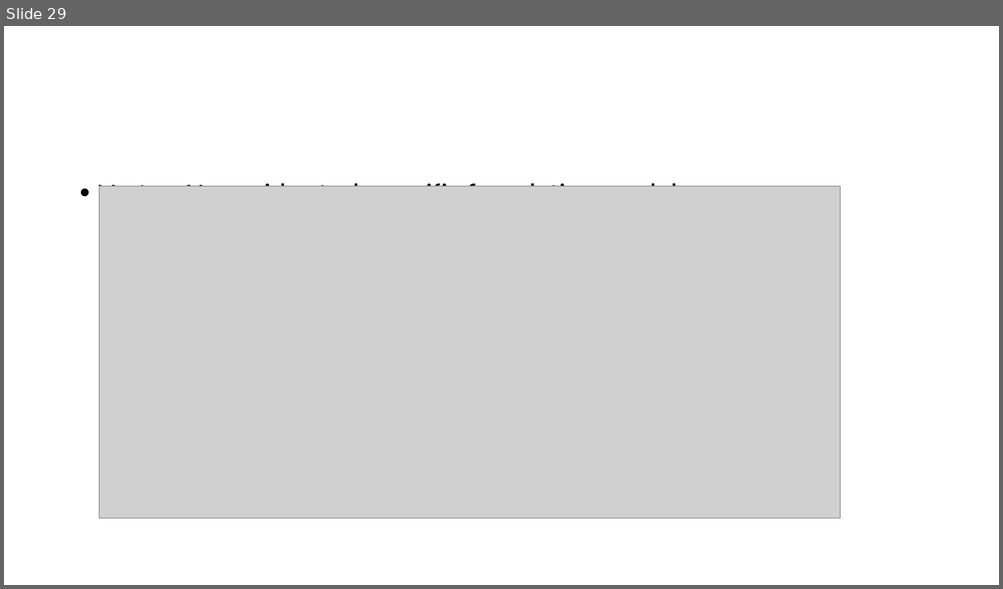
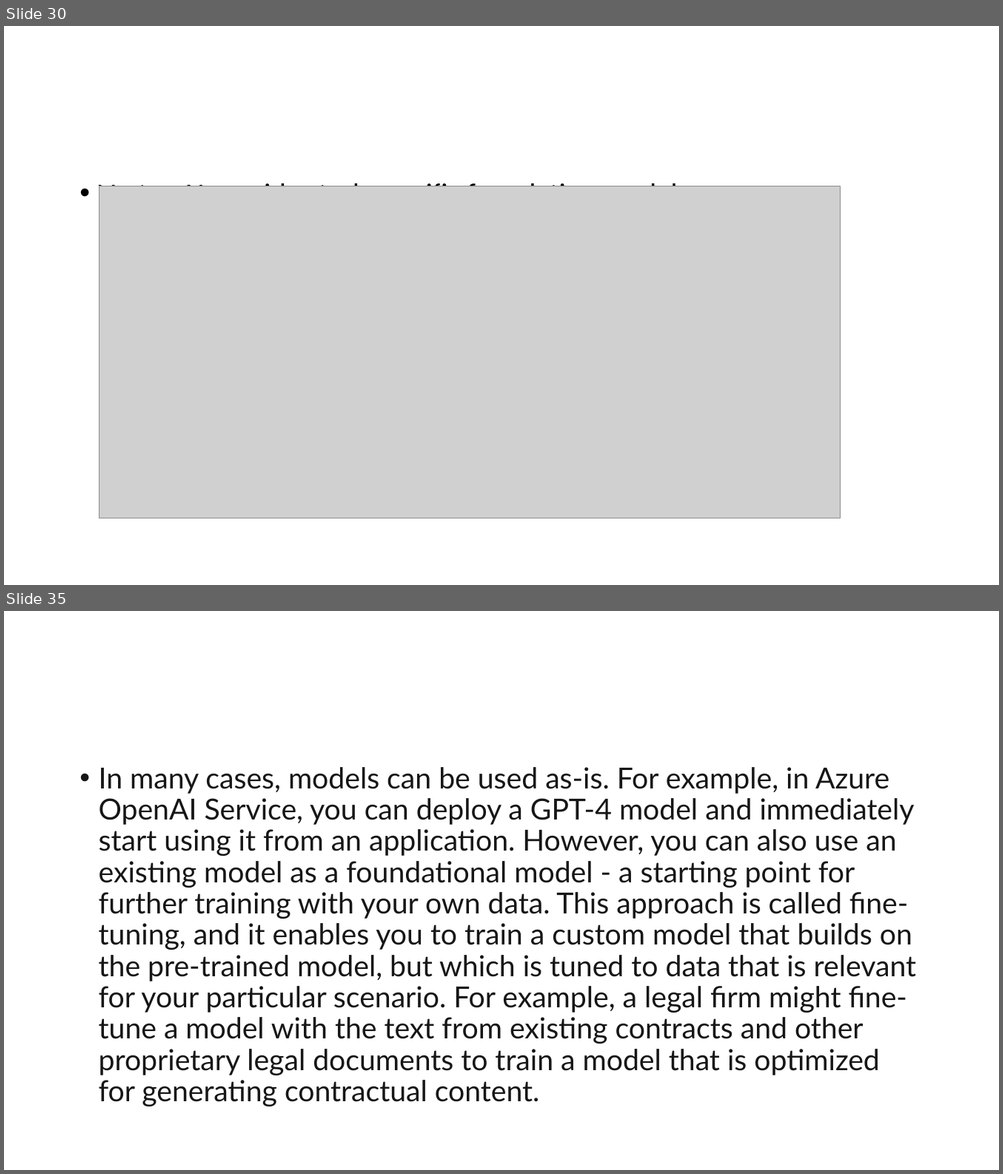
Before and after one commit to shanu-github/Data, a slide deck: Generative_AI/introduction.pptx. Shown one above the other, each under a label of ours: slide 29 before the commit, slides 30 and 35 after it; the slides between them are not shown. The pictures are 1003x589 and 1003x1174 pixels, drawn with LibreOffice and Linux fonts; fonts in the diff are those of the drawing; grey boxes stand for pictures. Boxes give left, top, right and bottom in pixels: in the first picture for what was removed or moved away, otherwise in the second. Text is boxed around its words. In the diff, an @@ line names an element or a change of style, - is before the commit and + after.

```diff
--- a/Generative_AI/introduction.pptx
+++ b/Generative_AI/introduction.pptx
@@ slide 35 added at <box>4,611,999,1170</box>, background #FFFFFF @@
@@ text added at <box>99,767,916,1107</box>, 28 pt, text #161616 @@
+• In many cases, models can be used as-is. For example, in Azure OpenAI Service, you can deploy a GPT-4 model and immediately start using it from an application. However, you can also use an existing model as a foundational model - a starting point for further training with your own data. This approach is called fine-tuning, and it enables you to train a custom model that builds on the pre-trained model, but which is tuned to data that is relevant for your particular scenario. For example, a legal firm might fine-tune a model with the text from existing contracts and other proprietary legal documents to train a model that is optimized for generating contractual content.
@@ what was slide 29 is now slide 30 @@
```
Also in this commit, not shown: 1 slide changed, 34 other slides added, 18 other files.
